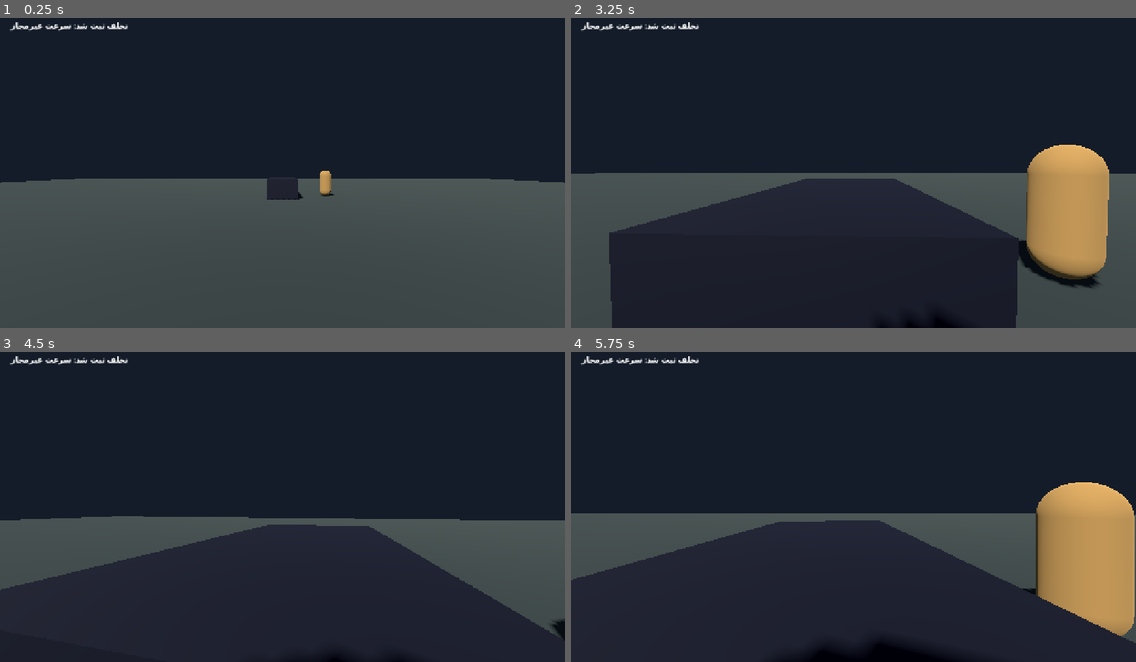
Above: before the commit, frames 1-4 (two rows, left to right).
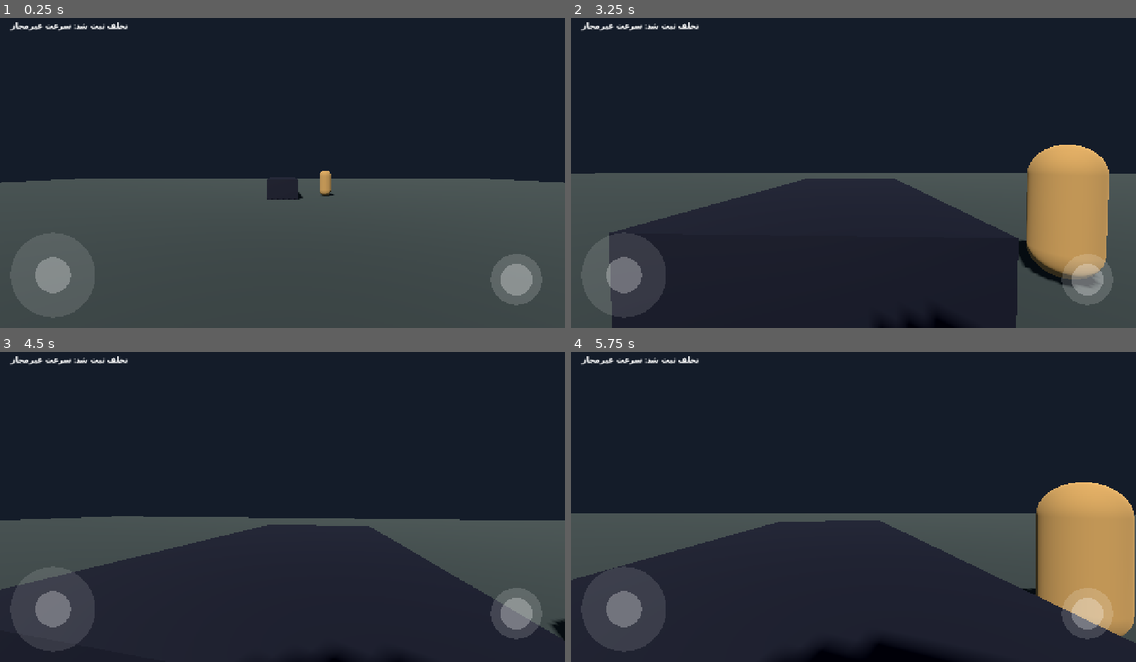
Above: after the commit, the same moments.

Repository: thedeverfankhajo-bot/PoliceSimulator3D
Game: Godot game, scene res://scenes/main/main.tscn
The game is run twice, just before and just after one commit, with the same random seed, the same clock (stepped at 60 frames per second) and the same inputs.
Inputs (mouse positions are in pixels of both pictures, inside the frame that each line leads up to):
- Up to frame 1 (0.25 s): no input
- Up to frame 2 (3.25 s): tap Enter at 0.5 s; move the mouse to (881, 166) at 0.52 s; hold W (move_forward) from 0.53 s (still down); tap E (interact) every 0.75 s from 0.6 to 2.85 s; move the mouse to (825, 169) at 1.27 s; move the mouse to (864, 163) at 2.02 s; move the mouse to (847, 173) at 2.77 s
- Up to frame 3 (4.5 s): keep holding W (move_forward); move the mouse to (322, 507) at 3.52 s; tap E (interact) at 3.6, 4.35 s; move the mouse to (237, 500) at 4.27 s
- Up to frame 4 (5.75 s): keep holding W (move_forward); move the mouse to (859, 503) at 5.02 s; tap E (interact) at 5.1 s

The runs differ from the first frame. In frame 1, 1.7% of the frame differs, in the area x 6-96%, y 76-93%; in frame 2, 3.5%; in frame 3, 4.1%; in frame 4, 4.4%, in the area x 1-96%, y 69-97%.

Commit message:
feat(input): mount mobile controls in main scene

Diff:
--- a/scenes/main/main.tscn
+++ b/scenes/main/main.tscn
@@ -1,7 +1,8 @@
-[gd_scene load_steps=10 format=3]
+[gd_scene load_steps=11 format=3]
 
 [ext_resource path="res://scripts/core/main.gd" type="Script" id="1_main"]
 [ext_resource path="res://scenes/ui/status_hud.tscn" type="PackedScene" id="2_hud"]
+[ext_resource path="res://scenes/ui/mobile_controls.tscn" type="PackedScene" id="3_mobile"]
 
 [sub_resource type="Environment" id="Environment_main"]
 background_mode = 1
@@ -43,3 +44,5 @@
 position = Vector3(0, 0.9, 8)
 
 [node name="StatusHUD" parent="." instance=ExtResource("2_hud")]
+
+[node name="MobileControls" parent="." instance=ExtResource("3_mobile")]
